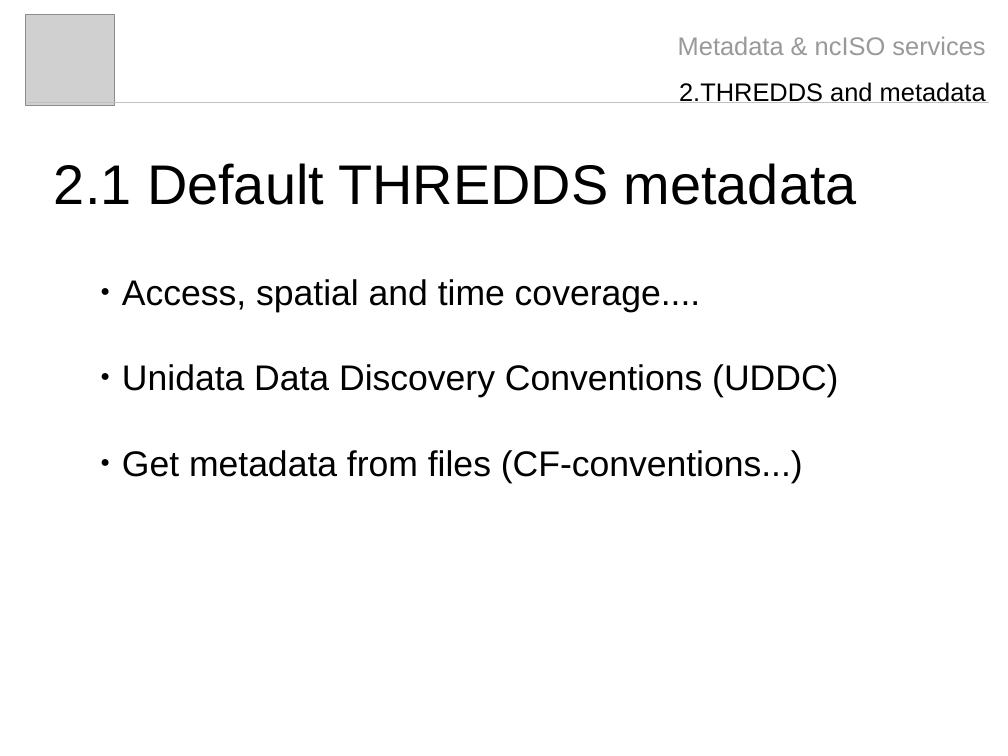
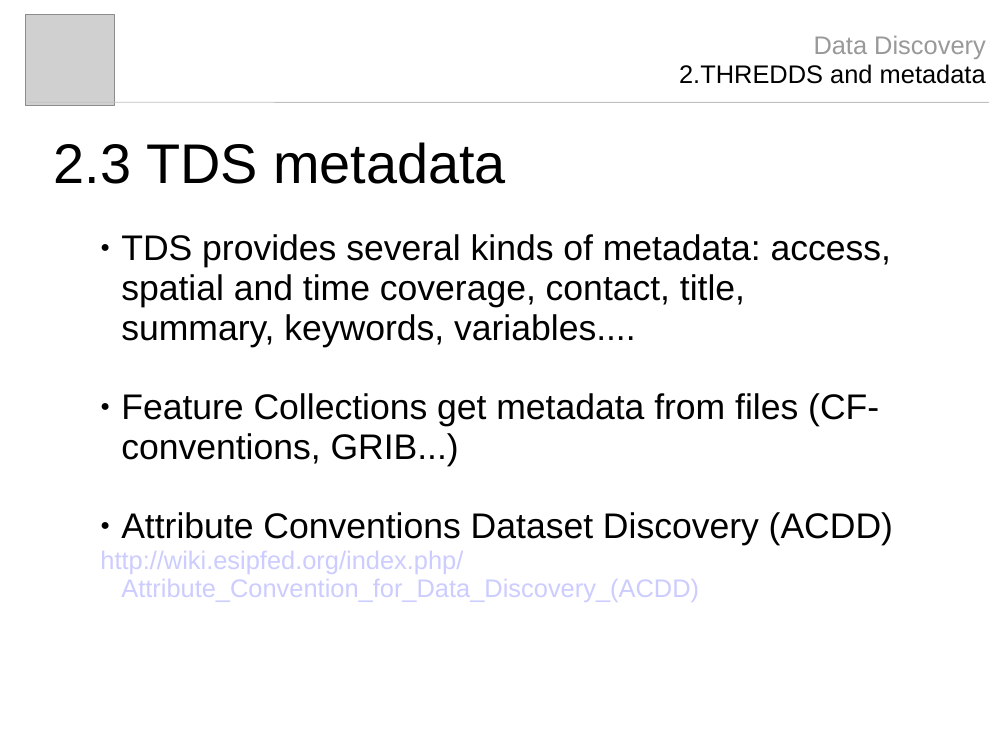
Before and after one commit to Unidata/thredds, a slide deck: slide 7 of docs/web/thredds/tech/tds4.3/reference/ncISO/metadata_ncISO.odp (slide 6 before the commit). Drawn at 1008x756 pixels with LibreOffice and Linux fonts; fonts in the diff are those of the drawing; grey boxes stand for pictures. Boxes give left, top, right and bottom in pixels: in the first picture for what was removed or moved away, otherwise in the second. Text is boxed around its words. In the diff, an @@ line names an element or a change of style, - is before the commit and + after.

```diff
--- a/docs/web/thredds/tech/tds4.3/reference/ncISO/metadata_ncISO.odp
+++ b/docs/web/thredds/tech/tds4.3/reference/ncISO/metadata_ncISO.odp
@@ text at (x1=679, y1=35, x2=986, y2=84): text changed; text colour #999999 to #000000 @@
-Metadata & ncISO services
-2.THREDDS and metadata
+Data Discovery
+2.THREDDS and metadata
@@ line (28, 102) - (989, 102): stroke #C0C0C0 0 pt to #C0C0C0 0.74 pt @@
@@ title at (x1=54, y1=142, x2=506, y2=184): text changed @@
-2.1 Default THREDDS metadata
+2.3 TDS metadata
@@ text at (x1=100, y1=234, x2=893, y2=602): text changed @@
-● Access, spatial and time coverage....
-● Unidata Data Discovery Conventions (UDDC)
-● Get metadata from files (CF-conventions...)
+● TDS provides several kinds of metadata: access, spatial and time coverage, contact, title, summary, keywords, variables....
+● Feature Collections get metadata from files (CF-conventions, GRIB...)
+● Attribute Conventions Dataset Discovery (ACDD)
+http://wiki.esipfed.org/index.php/Attribute_Convention_for_Data_Discovery_(ACDD)
```
Also in this commit, not shown: 10 other slides changed, 2 slides added, 7 slides removed, 1 other file.
